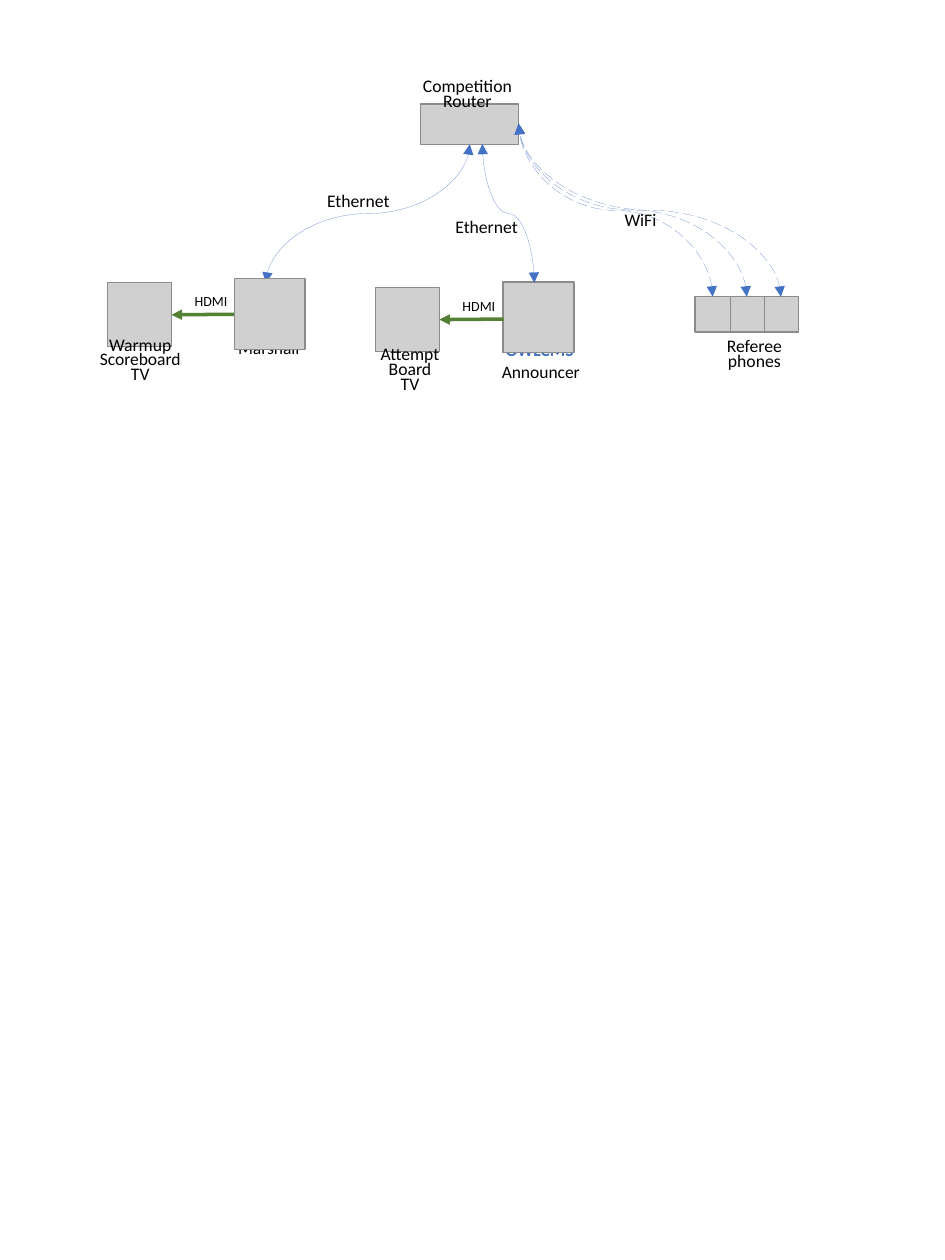
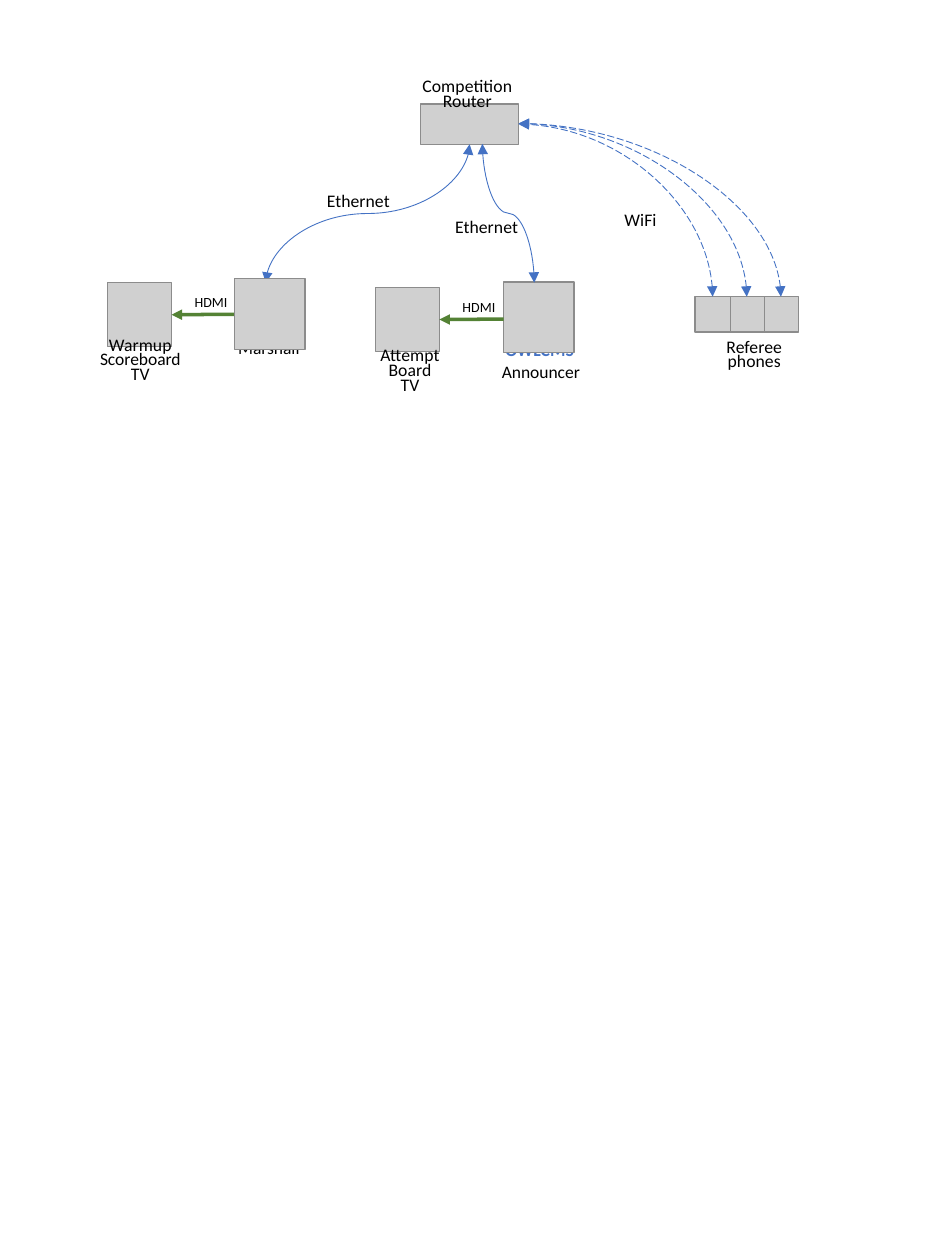
Before and after one commit to owlcms/owlcms4-prerelease, a slide deck: slide 9 of docs/EquipmentSetup/Networking/Equipment/Equipment.pptx. Drawn at 945x1260 pixels with LibreOffice and Linux fonts; fonts in the diff are those of the drawing; grey boxes stand for pictures; background and template pictures are left out. Boxes give left, top, right and bottom in pixels: in the first picture for what was removed or moved away, otherwise in the second. Text is boxed around its words. In the diff, an @@ line names an element or a change of style, - is before the commit and + after.

```diff
--- a/docs/EquipmentSetup/Networking/Equipment/Equipment.pptx
+++ b/docs/EquipmentSetup/Networking/Equipment/Equipment.pptx
@@ curved double arrow (266, 282) - (470, 145): stroke #4472C4 0.75 pt to #4472C4 0.5 pt @@
@@ curved double arrow (534, 282) - (483, 144): stroke #4472C4 0.75 pt to #4472C4 0.5 pt @@
@@ curved double arrow (781, 297) - (519, 123): stroke #4472C4 0.75 pt dashed to #4472C4 0.5 pt dashed; route changed @@
@@ curved double arrow (747, 297) - (519, 123): stroke #4472C4 0.75 pt dashed to #4472C4 0.5 pt dashed; route changed @@
@@ curved double arrow (713, 296) - (519, 125): stroke #4472C4 0.75 pt dashed to #4472C4 0.5 pt dashed; route changed @@
```
Also in this commit, not shown: 14 other slides changed, 57 other files.
